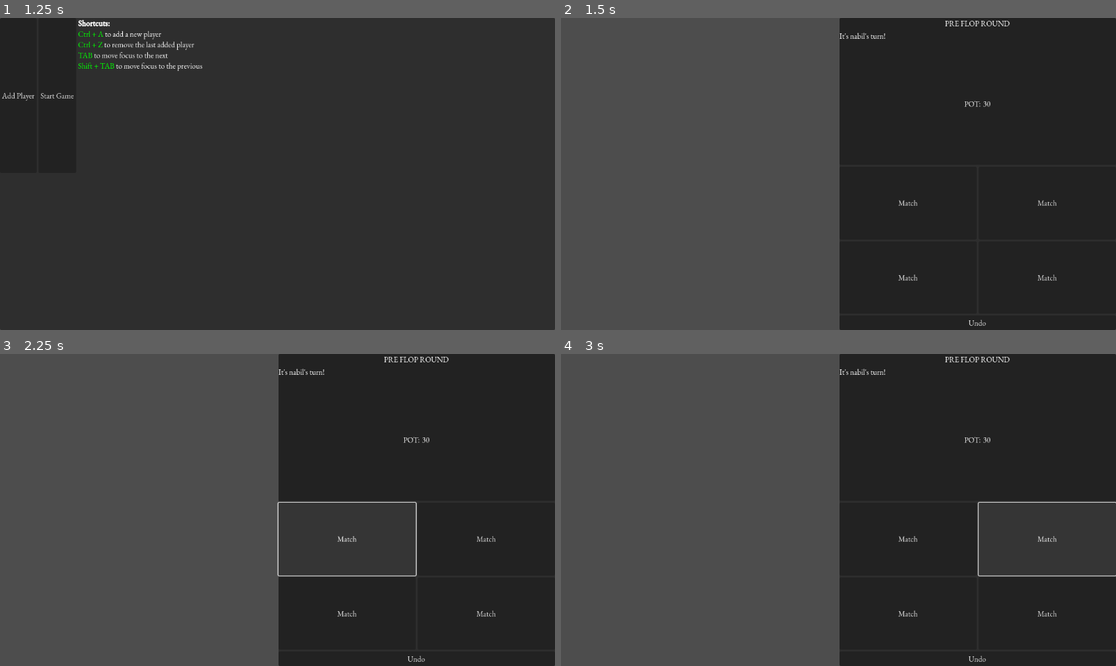
Above: before the commit, frames 1-4 (two rows, left to right).
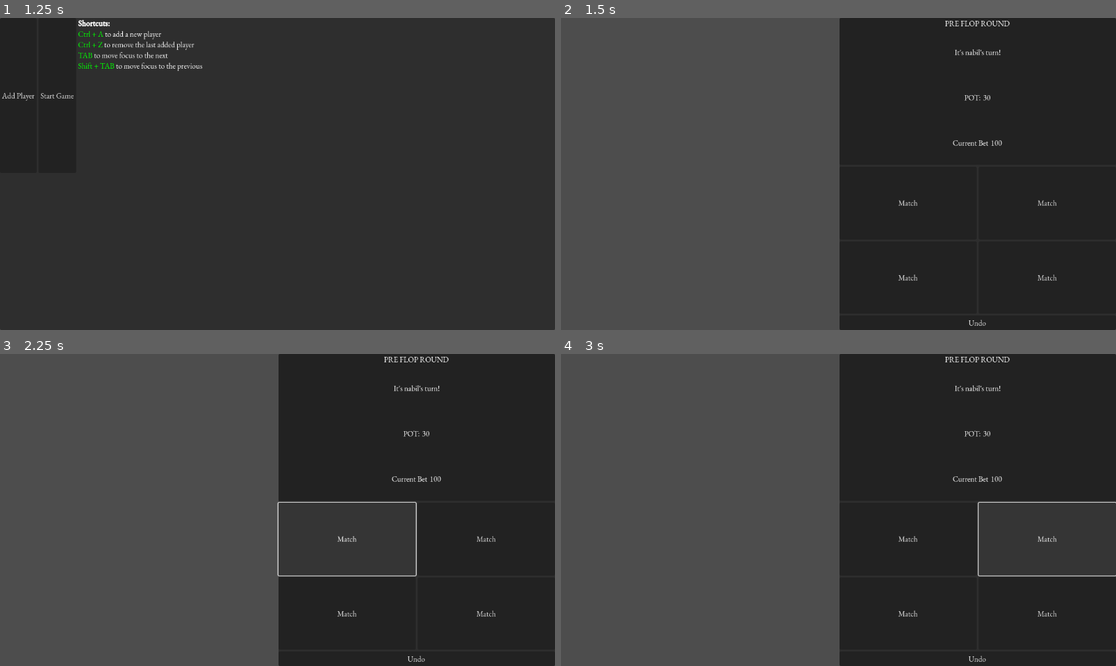
Above: after the commit, the same moments.

Repository: nafissadik75/poker_manager
Game: Godot game, scene res://scenes/start_menu.tscn
The game is run twice, just before and just after one commit, with the same random seed, the same clock (stepped at 60 frames per second) and the same inputs.
Inputs:
- Up to frame 1 (1.25 s): click "Start" at 0.5 s
- Up to frame 2 (1.5 s): click "Start Game" at 1.25 s
- Up to frame 3 (2.25 s): click "Match" at 2 s
- Up to frame 4 (3 s): click "Match" at 2.75 s

Frame 1 is identical in both runs. In frame 2, 0.3% of the frame differs, in the area x 50-80%, y 4-41%; in frame 3, 0.3%; in frame 4, 0.3%.
Error before the commit: Out of bounds get index '0' (on base: 'Array[PlayerInfo]') (res://scripts/logic_handler.gd:20)
Error after the commit: Out of bounds get index '0' (on base: 'Array[PlayerInfo]') (res://scripts/logic_handler.gd:21)

Commit message:
added logic to start the pre flop round from the player seating next to small blind. connected ui for showcases.

Diff:
--- a/scenes/main.tscn
+++ b/scenes/main.tscn
@@ -54,11 +54,12 @@
 horizontal_alignment = 1
 vertical_alignment = 1
 
-[node name="RichTextLabel" type="RichTextLabel" parent="MarginContainer/HBoxContainer/GameController/VBoxContainer/PanelContainer/MarginContainer/VBoxContainer"]
+[node name="PlayerTurnLabel" type="Label" parent="MarginContainer/HBoxContainer/GameController/VBoxContainer/PanelContainer/MarginContainer/VBoxContainer"]
 layout_mode = 2
-bbcode_enabled = true
+size_flags_vertical = 6
 text = "It's nabil's turn!"
-fit_content = true
+horizontal_alignment = 1
+vertical_alignment = 1
 
 [node name="HBoxContainer" type="HBoxContainer" parent="MarginContainer/HBoxContainer/GameController/VBoxContainer/PanelContainer/MarginContainer/VBoxContainer"]
 layout_mode = 2
@@ -70,6 +71,19 @@
 text = "POT:"
 
 [node name="PotLabel" type="Label" parent="MarginContainer/HBoxContainer/GameController/VBoxContainer/PanelContainer/MarginContainer/VBoxContainer/HBoxContainer"]
+layout_mode = 2
+text = "100"
+
+[node name="HBoxContainer2" type="HBoxContainer" parent="MarginContainer/HBoxContainer/GameController/VBoxContainer/PanelContainer/MarginContainer/VBoxContainer"]
+layout_mode = 2
+size_flags_vertical = 3
+alignment = 1
+
+[node name="Label2" type="Label" parent="MarginContainer/HBoxContainer/GameController/VBoxContainer/PanelContainer/MarginContainer/VBoxContainer/HBoxContainer2"]
+layout_mode = 2
+text = "Current Bet"
+
+[node name="CurrentBetLabel" type="Label" parent="MarginContainer/HBoxContainer/GameController/VBoxContainer/PanelContainer/MarginContainer/VBoxContainer/HBoxContainer2"]
 layout_mode = 2
 text = "100"
 
--- a/scripts/game_manager.gd
+++ b/scripts/game_manager.gd
@@ -3,7 +3,6 @@
 extends Node
 
 var players : Array[PlayerInfo]
-
 
 ### Poker State
 enum Rounds {
@@ -38,10 +37,18 @@
 	set(value):
 		pot = value
 		pot_updated.emit(pot)
-var current_bet : int
-var current_player_idx : int
+var current_bet : int :
+	set(value):
+		current_bet = value
+		current_bet_updated.emit(current_bet)
+var current_player_idx : int :
+	set(value):
+		current_player_idx = value
+		current_player_idx_updated.emit(current_player_idx)
 
+signal current_player_idx_updated(value)
 signal pot_updated(value)
+signal current_bet_updated(value)
 
 func sort_players_on_seat_idx(a : PlayerInfo , b : PlayerInfo) -> bool:
 	if a.seat_idx < b.seat_idx:
--- a/scripts/logic_handler.gd
+++ b/scripts/logic_handler.gd
@@ -5,6 +5,7 @@
 	set_seats()
 	set_roles()
 	set_pot()
+	start_round()
 
 func set_seats() -> void:
 	for i in range(len(GameManager.players)):
@@ -34,3 +35,18 @@
 
 	GameManager.big_blind.stack -= GameManager.big_blind_amt
 	GameManager.small_blind.stack -= GameManager.small_blind_amt
+	GameManager.current_bet = GameManager.big_blind_amt
+
+func start_round() -> void:
+	match GameManager.round:
+		GameManager.Rounds.PREFLOP:
+			GameManager.current_player_idx = GameManager.small_blind_idx + 1
+
+		GameManager.Rounds.FLOP:
+			pass
+		GameManager.Rounds.TURN:
+			pass
+		GameManager.Rounds.RIVER:
+			pass
+		GameManager.Rounds.SHOWDOWN:
+			pass
--- a/scripts/player_info.gd
+++ b/scripts/player_info.gd
@@ -23,7 +23,7 @@
 			folded.emit()
 
 ## Player's current bet in current round. Resets back to zero every round
-var current_bet : int:
+var current_bet : int = 0:
 	set(value):
 		current_bet = int(value)
 		current_bet_updated.emit()
--- a/scripts/scene_attached/initializer.gd
+++ b/scripts/scene_attached/initializer.gd
@@ -2,6 +2,7 @@
 
 func remove_player_card() -> void:
 	if %PlayerGrid.get_child_count() != 0:
+		GameManager.players.pop_back()
 		%PlayerGrid.get_child(-1).queue_free()
 
 func _on_player_set() -> void:
--- a/scripts/scene_attached/main.gd
+++ b/scripts/scene_attached/main.gd
@@ -2,6 +2,8 @@
 
 
 @onready var pot_label: Label = $MarginContainer/HBoxContainer/GameController/VBoxContainer/PanelContainer/MarginContainer/VBoxContainer/HBoxContainer/PotLabel
+@onready var current_bet_label: Label = $MarginContainer/HBoxContainer/GameController/VBoxContainer/PanelContainer/MarginContainer/VBoxContainer/HBoxContainer2/CurrentBetLabel
+@onready var player_turn_label: Label = $MarginContainer/HBoxContainer/GameController/VBoxContainer/PanelContainer/MarginContainer/VBoxContainer/PlayerTurnLabel
 
 func _ready() -> void:
 	connect_signals()
@@ -15,6 +17,13 @@
 
 func connect_signals() -> void:
 	GameManager.pot_updated.connect(_on_pot_updated)
+	GameManager.current_bet_updated.connect(_on_current_bet_updated)
+	GameManager.current_player_idx_updated.connect(_on_current_player_idx_updated)
 
 func _on_pot_updated(value : int) -> void:
 	pot_label.set_text(str(value))
+func _on_current_bet_updated(value : int) -> void:
+	current_bet_label.set_text(str(value))
+func _on_current_player_idx_updated(value : int) -> void:
+	var p_name : String = GameManager.players[value].name
+	player_turn_label.set_text("It's " + str(p_name) + "'s turn!")
